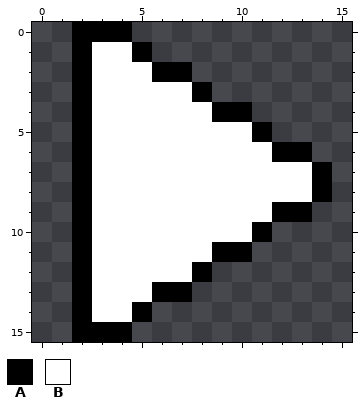
Pixel-art file: Textures/PlayImg.aseprite. The first picture shows the starting point.
16x16 pixels, 1 frame.
Palette (. is transparent): A #000000  B #ffffff
Pixels before, first column x 2:
 0 AAA..........
 1 ABBA.........
 2 ABBBAA.......
 3 ABBBBBA......
 4 ABBBBBBAA....
 5 ABBBBBBBBA...
 6 ABBBBBBBBBAA.
 7 ABBBBBBBBBBBA
 8 ABBBBBBBBBBBA
 9 ABBBBBBBBBAA.
10 ABBBBBBBBA...
11 ABBBBBBAA....
12 ABBBBBA......
13 ABBBAA.......
14 ABBA.........
15 AAA..........
New version:
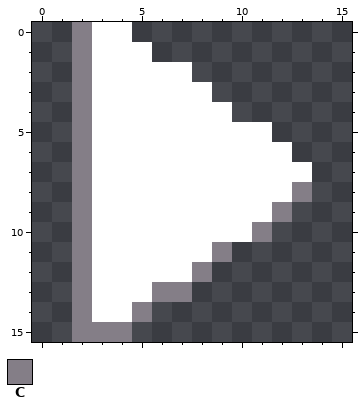
Colours new in this view: C #847e87
The exact change:
Changed rows in their new state; - is an unchanged pixel.
first column x 2:
 0 CBB----------
 1 C--B---------
 2 C---BB-------
 3 C-----B------
 4 C------B.----
 5 C--------B---
 6 C---------B.-
 7 C-----------.
 8 C----------C.
 9 C---------C.-
10 C--------C---
11 C------C.----
12 C-----C------
13 C---CC-------
14 C--C---------
15 CCC----------
Changed places in both pictures, as pixel boxes (x1, y1, x2, y2):
changed: (72, 22, 332, 342)
